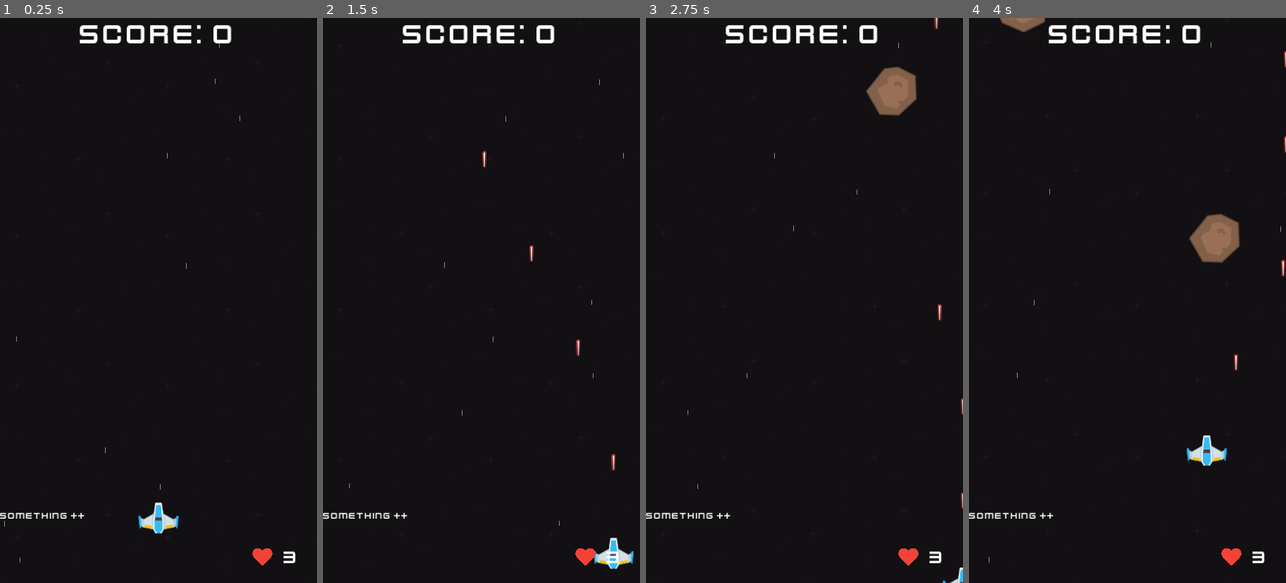
Above: before the commit, frames 1-4 (left to right).
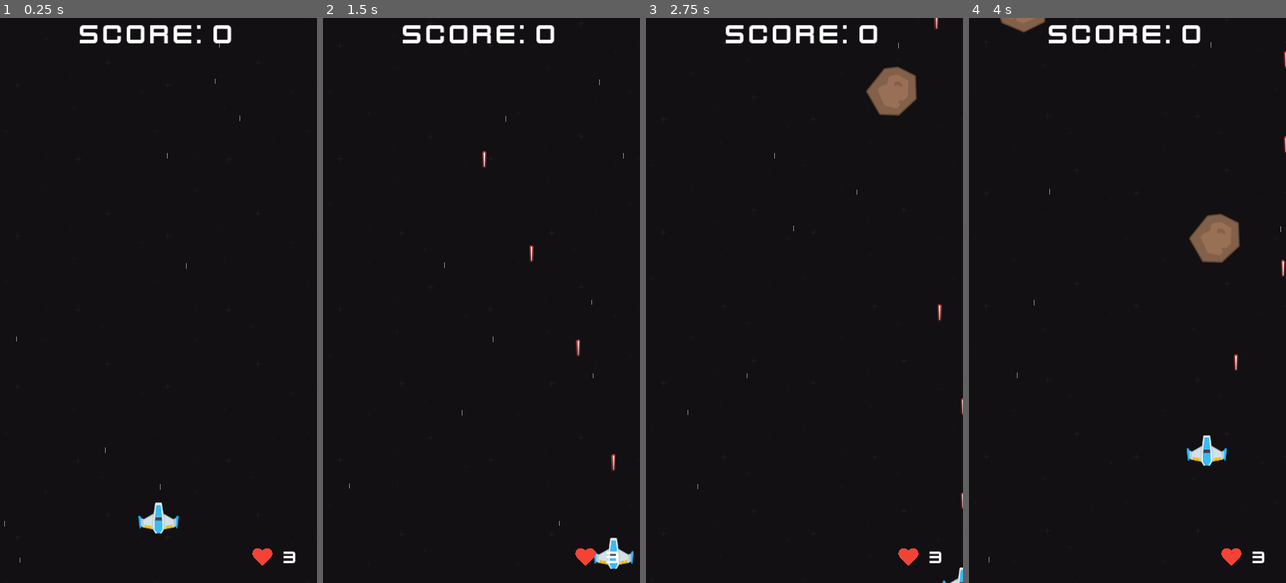
Above: after the commit, the same moments.

Repository: UnusualTitan711x/Stellar-Vortex
Game: Godot game, scene res://scenes/game.tscn
The game is run twice, just before and just after one commit, with the same random seed, the same clock (stepped at 60 frames per second) and the same inputs.
Inputs:
- Up to frame 1 (0.25 s): no input
- Up to frame 2 (1.5 s): tap Enter at 0.5 s; hold D (move_right) 0.53-1.28 s; hold Space (shoot) 0.53-1.28 s; hold S (move_down) from 1.28 s (still down); tap Space (shoot) at 1.35 s
- Up to frame 3 (2.75 s): release S (move_down) at 2.03 s; hold D (move_right) from 2.03 s (still down); hold Space (shoot) from 2.03 s (still down)
- Up to frame 4 (4 s): release D (move_right) at 2.78 s; release Space (shoot) at 2.78 s; hold W (move_up) 2.78-3.53 s; tap Space (shoot) at 2.85 s; hold A (move_left) from 3.53 s (still down); hold Space (shoot) from 3.53 s (still down)

The runs differ from the first frame. In frame 1, 0.2% of the frame differs, in the area x 0-27%, y 87-89%; in frame 2, 0.2%; in frame 3, 0.2%; in frame 4, 0.2%.

Commit message:
added powerup text
shows the effects you receive after collecting powerups

Diff:
--- a/scenes/game.tscn
+++ b/scenes/game.tscn
@@ -90,7 +90,7 @@
 autostart = true
 
 [node name="PowerUpTimer" type="Timer" parent="."]
-wait_time = 12.0
+wait_time = 18.0
 autostart = true
 
 [node name="Player" parent="." instance=ExtResource("2_dygiw")]
--- a/scenes/hud.tscn
+++ b/scenes/hud.tscn
@@ -1,9 +1,8 @@
-[gd_scene load_steps=7 format=3 uid="uid://de0fsajx48dm3"]
+[gd_scene load_steps=6 format=3 uid="uid://de0fsajx48dm3"]
 
 [ext_resource type="Script" path="res://scripts/hud.gd" id="1_6q7gl"]
 [ext_resource type="FontFile" uid="uid://dgooqrs37y3ro" path="res://assets/kenney_space-shooter-redux/Bonus/kenvector_future.ttf" id="2_ye80m"]
 [ext_resource type="Texture2D" uid="uid://w8sebownr5n4" path="res://assets/kenney_space-shooter-redux/Bonus/heart.png" id="3_stfxw"]
-[ext_resource type="Script" path="res://scripts/power_up_text.gd" id="3_sveh1"]
 
 [sub_resource type="LabelSettings" id="LabelSettings_x8r83"]
 font = ExtResource("2_ye80m")
@@ -34,15 +33,22 @@
 vertical_alignment = 1
 
 [node name="PowerUpText" type="RichTextLabel" parent="."]
+visible = false
 layout_mode = 1
-anchors_preset = 10
+anchors_preset = 12
+anchor_top = 1.0
 anchor_right = 1.0
-offset_top = 836.0
-offset_bottom = 890.0
+anchor_bottom = 1.0
+offset_left = 50.0
+offset_top = -62.0
+offset_right = -177.0
+offset_bottom = -27.0
 grow_horizontal = 2
+grow_vertical = 0
 theme_override_fonts/normal_font = ExtResource("2_ye80m")
+theme_override_font_sizes/normal_font_size = 24
+bbcode_enabled = true
 text = "Something ++"
-script = ExtResource("3_sveh1")
 
 [node name="Lives" type="Label" parent="."]
 layout_mode = 1
--- a/scripts/game.gd
+++ b/scripts/game.gd
@@ -28,7 +28,7 @@
 		score = value
 		hud.score = score
 
-@export var lives := 3:
+var lives := 3:
 	set(value):
 		lives = value
 		hud.lives = lives
@@ -106,6 +106,7 @@
 
 func _on_heart_up():
 	heart_up_sound.play()
+	hud.powerup_text = "heart ++"
 	lives += 1
 
 func _on_enemy_spawn_timer_timeout() -> void:
@@ -163,14 +164,17 @@
 func _on_restore_default(attribute):
 	powerup_sound.play()
 	if attribute == "fire_rate":
+		hud.powerup_text = "fire rate ++"
 		await get_tree().create_timer(powerup_duration).timeout
 		if player != null:
 			player.fire_rate = 0.25
 	elif attribute == "speed":
+		hud.powerup_text = "movement ++"
 		await get_tree().create_timer(powerup_duration).timeout
 		if player != null:
 			player.speed = 300
 	elif attribute == "shield":
+		hud.powerup_text = "shield ++"
 		await get_tree().create_timer(powerup_duration).timeout
 		if player != null:
 			var shield = player.get_node("Shield")
--- a/scripts/hud.gd
+++ b/scripts/hud.gd
@@ -1,4 +1,11 @@
 extends Control
+
+@onready var powerup_text = $PowerUpText:
+	set(value):
+		powerup_text.visible = true
+		powerup_text.text = "[wave amp=30 freq=10] " + value + "[/wave]"
+		await get_tree().create_timer(2).timeout
+		powerup_text.visible = false
 
 @onready var score = $Score:
 	# Here is how to make object specific functions. Make things easier down the road. Nice
--- a/scripts/power_up_text.gd
+++ /dev/null
@@ -1 +0,0 @@
-extends RichTextLabel
